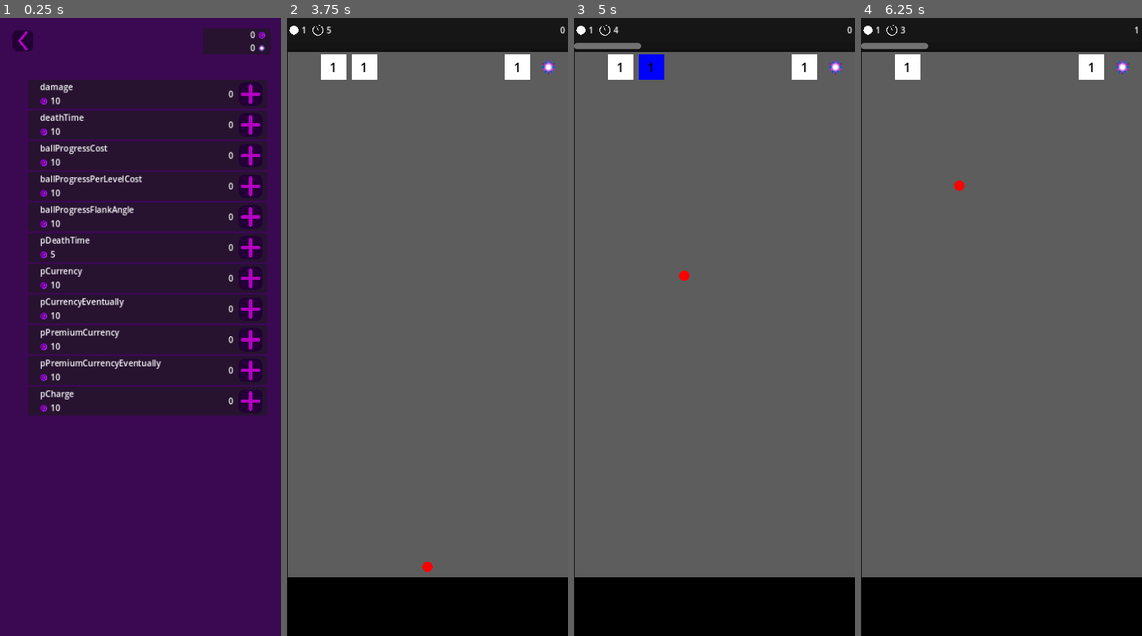
Above: before the commit, frames 1-4 (left to right).
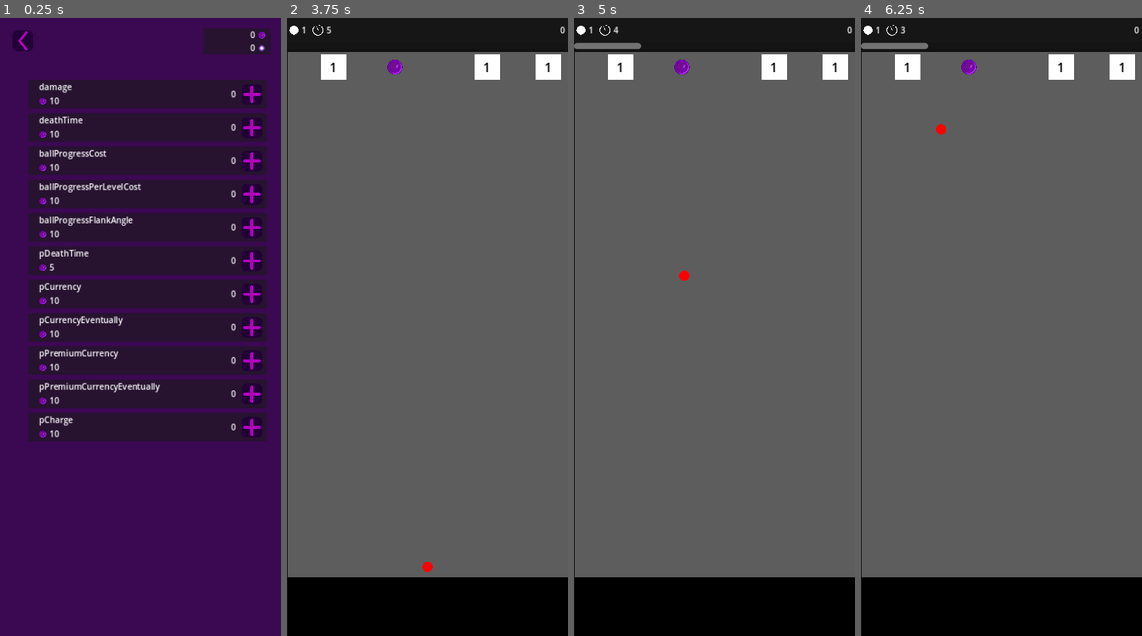
Above: after the commit, the same moments.

Repository: KKleinbeck/Ball-Defender
Game: Godot game, scene res://scenes/store.tscn
Two runs of this game, one before a commit and one after it. Both use one fixed random seed, a clock stepped at 60 frames per second and the inputs below. This scene is started directly instead of the project's main scene.
Inputs (mouse positions are in pixels of both pictures, inside the frame that each line leads up to):
- Up to frame 1 (0.25 s): no input
- Up to frame 2 (3.75 s): click (537, 92) at 0.52 s; click (537, 92) at 1.27 s; click (537, 92) at 2.02 s; click (309, 42) at 2.75 s; move the mouse to (385, 160) at 3.52 s; click (385, 160) at 3.67 s
- Up to frame 3 (5 s): move the mouse to (658, 357) at 4.27 s; click (658, 357) at 4.42 s
- Up to frame 4 (6.25 s): tap Enter at 5 s; move the mouse to (1029, 191) at 5.02 s; click (1029, 191) at 5.17 s; move the mouse to (987, 450) at 5.77 s; click (987, 450) at 5.92 s

The runs differ from the first frame. In frame 1, 17% of the frame differs, in the area x 10-96%, y 10-69%; in frame 2, 1.6%; in frame 3, 1.6%; in frame 4, 1.3%.

Commit message:
Added upgrade functionality
Upgrades can be bought and triggers UI changes

Diff:
--- a/scenes/PlayingField/box_field.gd
+++ b/scenes/PlayingField/box_field.gd
@@ -18,8 +18,8 @@
 var boxesPerRow: int = 9
 var nRows: int = 0
 var pTimeUp: float = 0.1
-var pCurrency: float = 0.5
-var pPremiumCurrency: float = 0.5
+var pCurrency: float = 0.95
+var pPremiumCurrency: float = 0.1
 
 
 func _process(_delta: float) -> void:
--- a/scenes/Store/UpgradeOption.tscn
+++ b/scenes/Store/UpgradeOption.tscn
@@ -4,69 +4,83 @@
 [ext_resource type="Script" path="res://scenes/Store/upgrade_option.gd" id="1_rirfw"]
 [ext_resource type="Texture2D" uid="uid://cxsjk1ra06nys" path="res://assets/plus.png" id="2_5rkbo"]
 
-[node name="Panel" type="Panel"]
-custom_minimum_size = Vector2(270, 55)
+[node name="Margin" type="MarginContainer"]
+custom_minimum_size = Vector2(270, 60)
+offset_right = 270.0
+offset_bottom = 55.0
+theme_override_constants/margin_left = 0
+theme_override_constants/margin_bottom = 5
 script = ExtResource("1_rirfw")
 
-[node name="Title" type="Label" parent="."]
+[node name="Panel" type="Panel" parent="."]
+layout_mode = 2
+
+[node name="Title" type="Label" parent="Panel"]
+unique_name_in_owner = true
 layout_mode = 1
 anchors_preset = -1
-anchor_left = 0.05
+anchor_left = 0.02
 anchor_top = 0.25
-anchor_right = 1.0
+anchor_right = 0.02
 anchor_bottom = 0.25
+offset_left = 11.5
 offset_top = -15.0
+offset_right = 11.5
 offset_bottom = 15.0
 text = "Title
 "
 vertical_alignment = 1
 
-[node name="Icon" type="TextureRect" parent="."]
+[node name="Icon" type="TextureRect" parent="Panel"]
 layout_mode = 1
 anchors_preset = -1
-anchor_left = 0.05
+anchor_left = 0.02
 anchor_top = 0.75
-anchor_right = 0.05
+anchor_right = 0.02
 anchor_bottom = 0.75
-offset_top = -7.0
-offset_right = 14.0
-offset_bottom = 7.0
+offset_left = 11.5
+offset_top = -12.0
+offset_right = 25.5
+offset_bottom = 12.0
 grow_vertical = 2
 texture = ExtResource("1_r60ke")
 expand_mode = 1
 stretch_mode = 5
 
-[node name="Cost" type="Label" parent="."]
+[node name="Cost" type="Label" parent="Panel"]
+unique_name_in_owner = true
 layout_mode = 1
 anchors_preset = -1
-anchor_left = 0.05
+anchor_left = 0.02
 anchor_top = 0.75
-anchor_right = 1.0
+anchor_right = 0.02
 anchor_bottom = 0.75
-offset_left = 20.0
+offset_left = 31.5
 offset_top = -15.0
+offset_right = 28.5
 offset_bottom = 15.0
 grow_vertical = 0
 text = "Cost"
 vertical_alignment = 1
 
-[node name="Level" type="Label" parent="."]
+[node name="Level" type="Label" parent="Panel"]
+unique_name_in_owner = true
 layout_mode = 1
 anchors_preset = -1
 anchor_left = 0.98
 anchor_top = 0.5
 anchor_right = 0.98
 anchor_bottom = 0.5
-offset_left = -35.0
-offset_top = -15.0
-offset_right = -55.0
-offset_bottom = 15.0
+offset_left = 129.4
+offset_top = -12.0
+offset_right = -50.0
+offset_bottom = 12.0
 grow_horizontal = 0
 grow_vertical = 2
 text = "Level"
 vertical_alignment = 1
 
-[node name="TextureRect" type="TextureButton" parent="."]
+[node name="TextureRect" type="TextureButton" parent="Panel"]
 custom_minimum_size = Vector2(40, 40)
 layout_mode = 1
 anchors_preset = -1
@@ -74,12 +88,13 @@
 anchor_top = 0.5
 anchor_right = 0.98
 anchor_bottom = 0.5
-offset_left = -45.0
-offset_top = -22.5
-offset_bottom = 22.5
+offset_top = -15.0
+offset_bottom = 15.0
 grow_horizontal = 0
 grow_vertical = 2
 size_flags_vertical = 4
 texture_normal = ExtResource("2_5rkbo")
 ignore_texture_size = true
 stretch_mode = 5
+
+[connection signal="pressed" from="Panel/TextureRect" to="." method="_on_texture_rect_pressed"]
--- a/scenes/Store/upgrade_option.gd
+++ b/scenes/Store/upgrade_option.gd
@@ -1,13 +1,22 @@
-extends Panel
+extends MarginContainer
+
+
+signal upgrade(identifier)
+
+var identifier: String
 
 
 func setTitle(title: String) -> void:
-	$Title.text = title
+	%Title.text = title
 
 
 func setCost(cost: int) -> void:
-	$Cost.text = str(cost)
+	%Cost.text = str(cost)
 
 
 func setLevel(level: int) -> void:
-	$Level.text = str(level)
+	%Level.text = str(level)
+
+
+func _on_texture_rect_pressed() -> void:
+	upgrade.emit(identifier)
--- a/scenes/store.gd
+++ b/scenes/store.gd
@@ -1,24 +1,59 @@
 extends Control
 
 
+var optionDict: Dictionary = {}
+
+
 func _ready() -> void:
-	%Standard.text = str(Player.state["currency"]["standard"])
-	%Premium.text = str(Player.state["currency"]["premium"])
+	displayCurrency()
 
 	var optionScene = load("res://scenes/Store/UpgradeOption.tscn")
 	for upgradeName in Player.state["upgrades"]:
 		var optionInstance = optionScene.instantiate()
+		optionInstance.identifier = upgradeName
 		optionInstance.setTitle(upgradeName)
 
 		var level = Player.state["upgrades"][upgradeName]
 		optionInstance.setLevel(level)
 
-		var polynomCoefs = Player.levelingDetails[upgradeName]["cost"]
-		var cost = 5 * int(( (polynomCoefs[0] * level + polynomCoefs[1]) * level + polynomCoefs[2] ) / 5 )
-		optionInstance.setCost(cost)
+		var upgradeCost = cost(upgradeName, level)
+		optionInstance.setCost(upgradeCost)
 
+		optionDict[upgradeName] = optionInstance
+		optionInstance.upgrade.connect(_on_upgrade)
 		$VBoxContainer.add_child(optionInstance)
+
+
+func cost(identifier: String, level: int) -> int:
+	var polynomCoefs = Player.levelingDetails[identifier]["cost"]
+	return 5 * int(( (polynomCoefs[0] * level + polynomCoefs[1]) * level + polynomCoefs[2] ) / 5 )
+
+
+func displayCurrency() -> void:
+	%Standard.text = str(Player.state["currency"]["standard"])
+	%Premium.text = str(Player.state["currency"]["premium"])
+
+
+func redraw(identifier: String) -> void:
+	var optionInstance = optionDict[identifier]
+
+	var level = Player.state["upgrades"][identifier]
+	optionInstance.setLevel(level)
+	var upgradeCost = cost(identifier, level)
+	optionInstance.setCost(upgradeCost)
+
+	displayCurrency()
 
 
 func _on_go_back_pressed() -> void:
 	get_tree().change_scene_to_file("res://scenes/main_menu.tscn")
+
+
+func _on_upgrade(identifier) -> void:
+	var level = Player.state["upgrades"][identifier]
+	var upgradeCost = cost(identifier, level)
+	if upgradeCost <= Player.state["currency"]["standard"]:
+		Player.state["currency"]["standard"] -= upgradeCost
+		Player.state["upgrades"][identifier] += 1
+	redraw(identifier)
+	Player.saveState()
Not shown, changed: assets/assets.afdesign~lock~
